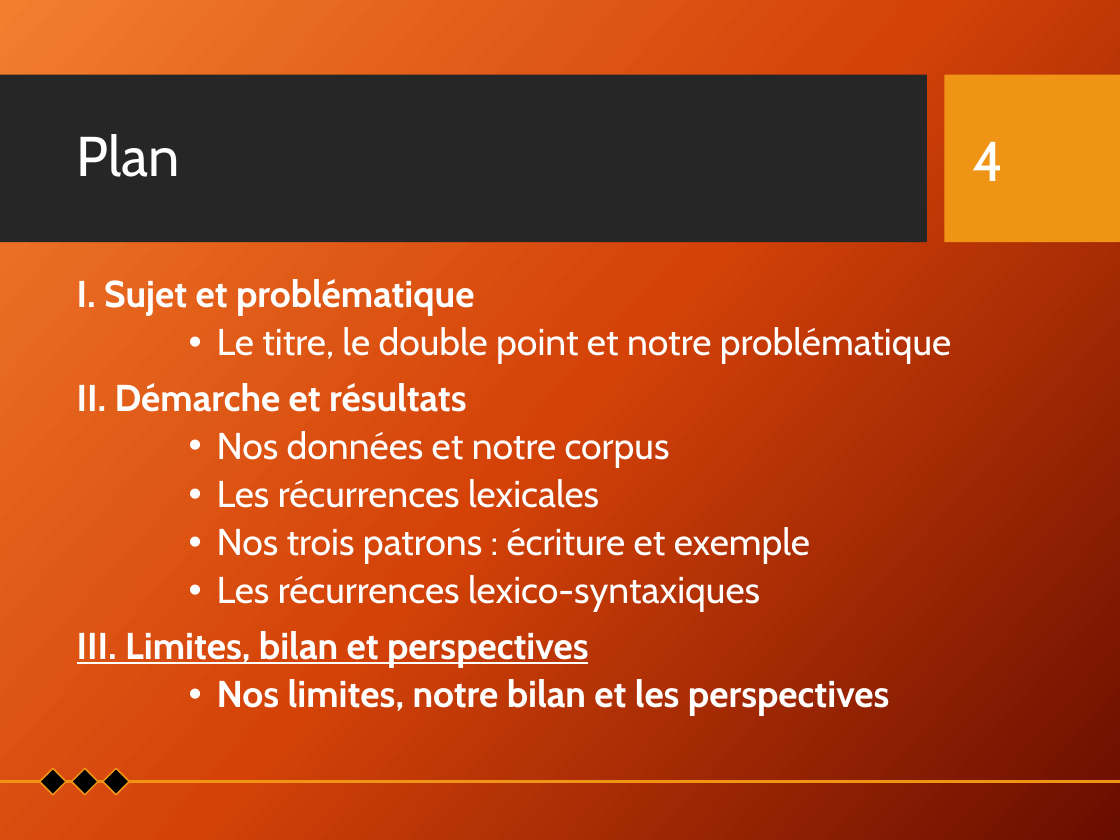
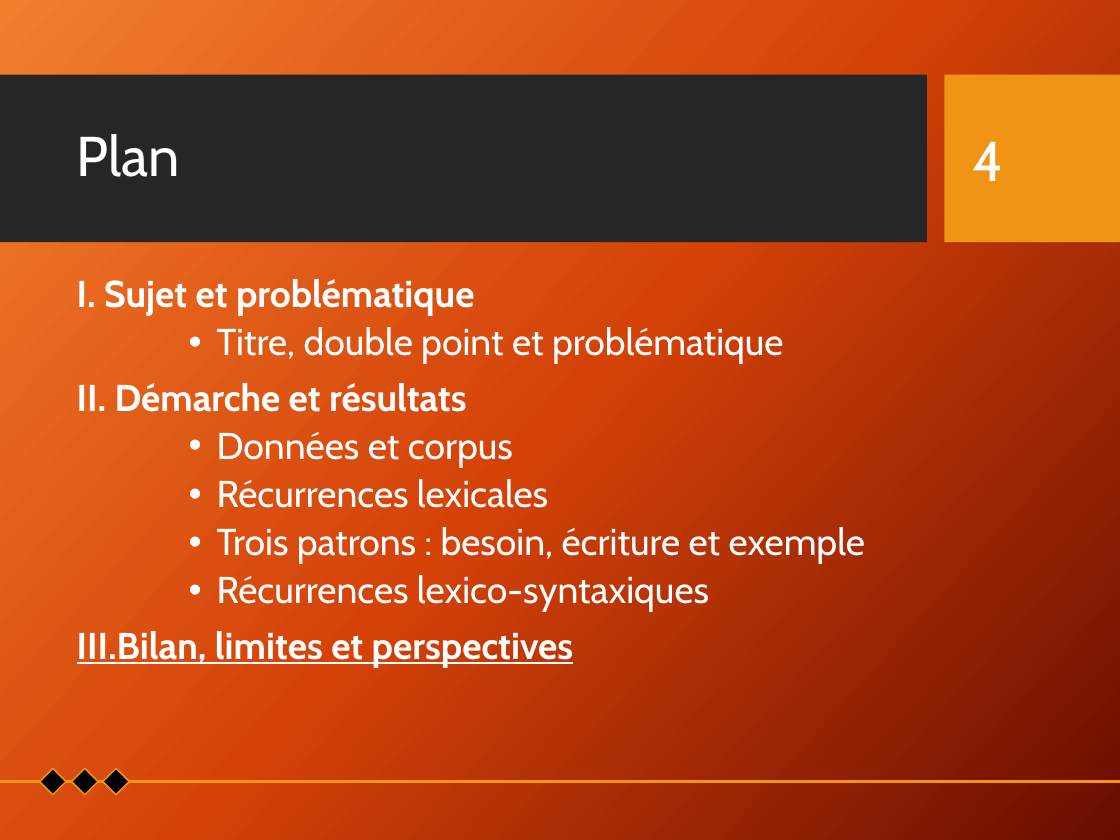
Before and after one commit to Xitog/tal, a slide deck: slide 4 of dossiers/Final - Présentation Projet de recherche.pptx. Drawn at 1120x840 pixels with LibreOffice and Linux fonts; fonts in the diff are those of the drawing; background and template pictures are left out. Boxes give left, top, right and bottom in pixels: in the first picture for what was removed or moved away, otherwise in the second. Text is boxed around its words. In the diff, an @@ line names an element or a change of style, - is before the commit and + after.

```diff
--- a/dossiers/Final - Présentation Projet de recherche.pptx
+++ b/dossiers/Final - Présentation Projet de recherche.pptx
@@ text at box(217, 327, 783, 363): text changed @@
-    • Le titre, le double point et notre problématique
+    • Titre, double point et problématique
@@ text at box(77, 432, 865, 667): text changed @@
-    • Nos données et notre corpus
-    • Les récurrences lexicales
-    • Nos trois patrons : écriture et exemple
-    • Les récurrences lexico-syntaxiques
-III. Limites, bilan et perspectives
-    • Nos limites, notre bilan et les perspectives
+    • Données et corpus
+    • Récurrences lexicales
+    • Trois patrons : besoin, écriture et exemple
+    • Récurrences lexico-syntaxiques
+III.Bilan, limites et perspectives
```
Also in this commit, not shown: 36 other slides changed.
